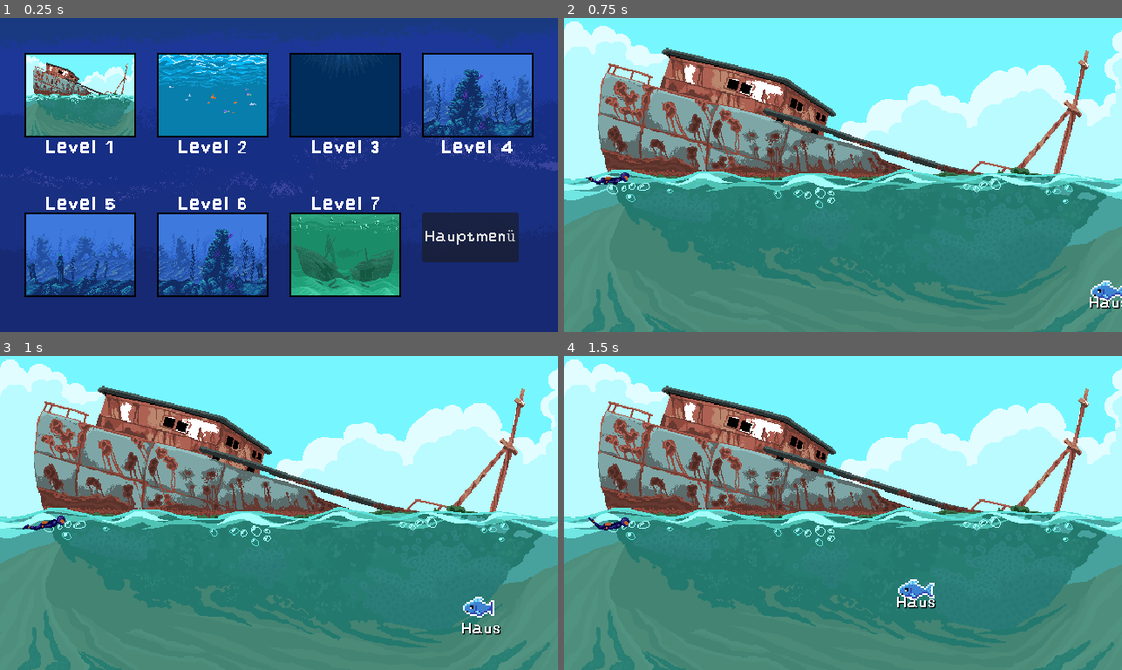
Above: before the commit, frames 1-4 (two rows, left to right).
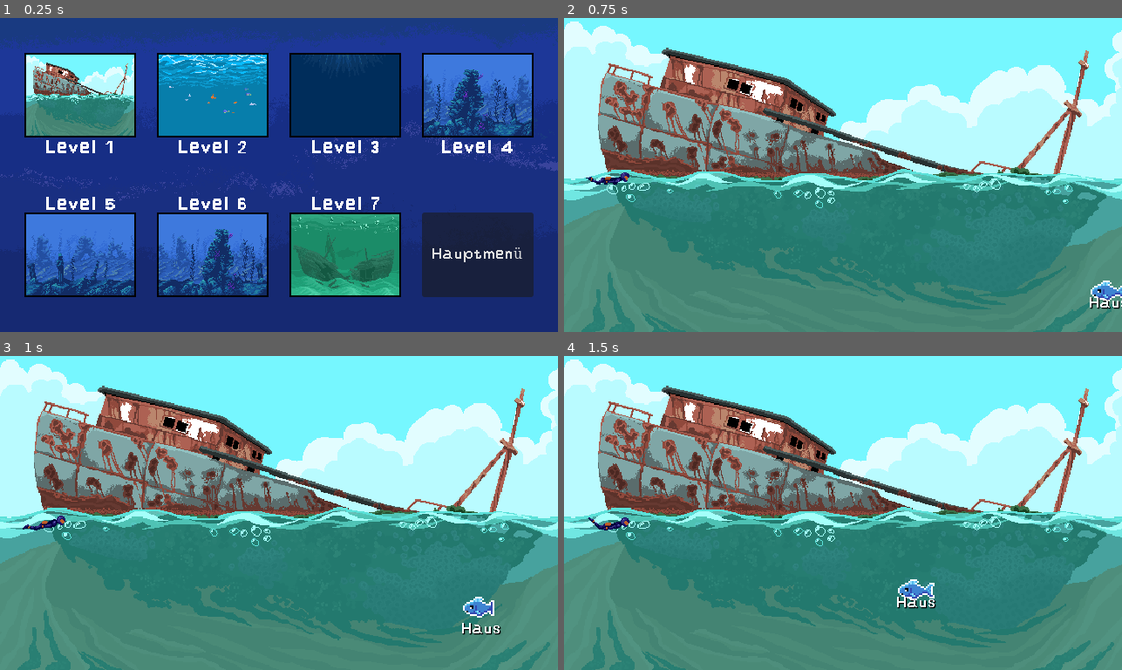
Above: after the commit, the same moments.

Repository: lehmius/typing-tides
Game: Godot game, scene res://scenes/level_select.tscn
Same seed, same stepped clock (60 frames per second), same inputs: the game is played once before the commit and once after it. This scene is started directly instead of the project's main scene. The engine's default icon, where the game draws it, is replaced by a stand-in: a white triangle on a blue panel in a dark square.
Inputs (mouse positions are in pixels of both pictures, inside the frame that each line leads up to):
- Up to frame 1 (0.25 s): no input
- Up to frame 2 (0.75 s): click (642, 96) at 0.5 s
- Up to frame 3 (1 s): no input
- Up to frame 4 (1.5 s): tap Enter at 1.25 s; move the mouse to (965, 497) at 1.27 s; click (965, 497) at 1.42 s

The runs differ from the first frame. In frame 1, 3.0% of the frame differs, in the area x 75-96%, y 61-89%; in frame 2, nothing differs; in frame 3, nothing differs; in frame 4, nothing differs.

Commit message:
Updated main menu button for consistency.

Diff:
--- a/scenes/level_select.tscn
+++ b/scenes/level_select.tscn
@@ -81,11 +81,16 @@
 offset_bottom = 320.0
 
 [node name="RestartButton" parent="ButtonContainer" instance=ExtResource("3_2epne")]
+custom_minimum_size = Vector2(128, 97)
 layout_mode = 0
 anchors_preset = 0
+anchor_right = 0.0
+anchor_bottom = 0.0
 offset_left = 484.0
 offset_top = 223.0
 offset_right = 572.0
 offset_bottom = 280.0
+grow_horizontal = 1
+grow_vertical = 1
 text = "Hauptmenü"
 levelID = -3
